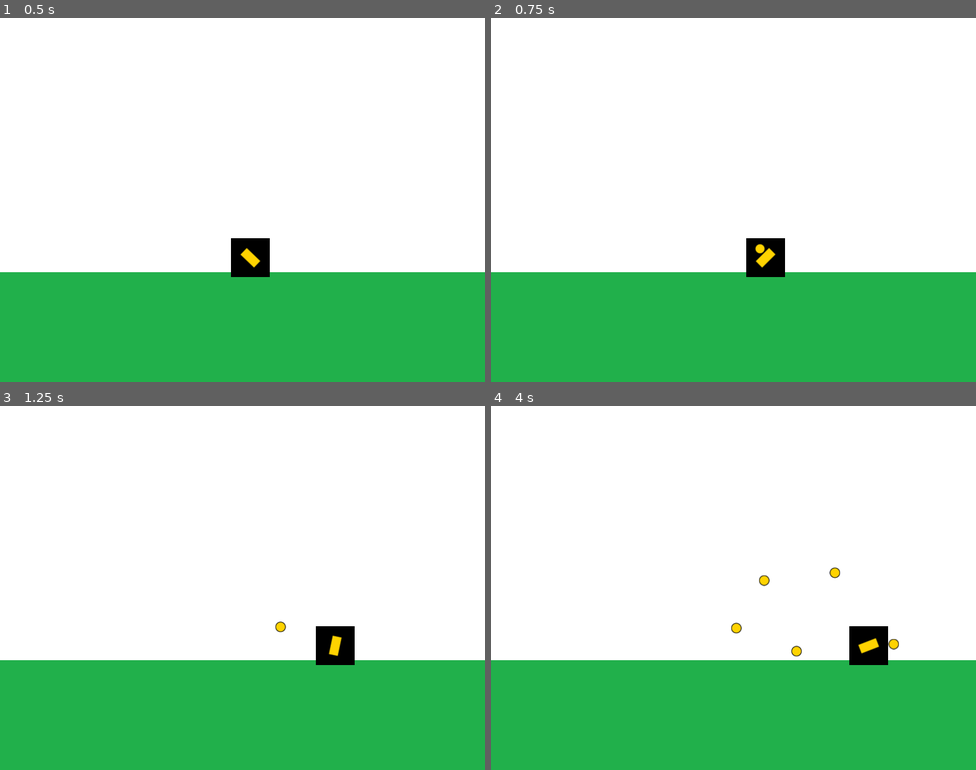
Above: before the commit, frames 1-4 (two rows, left to right).
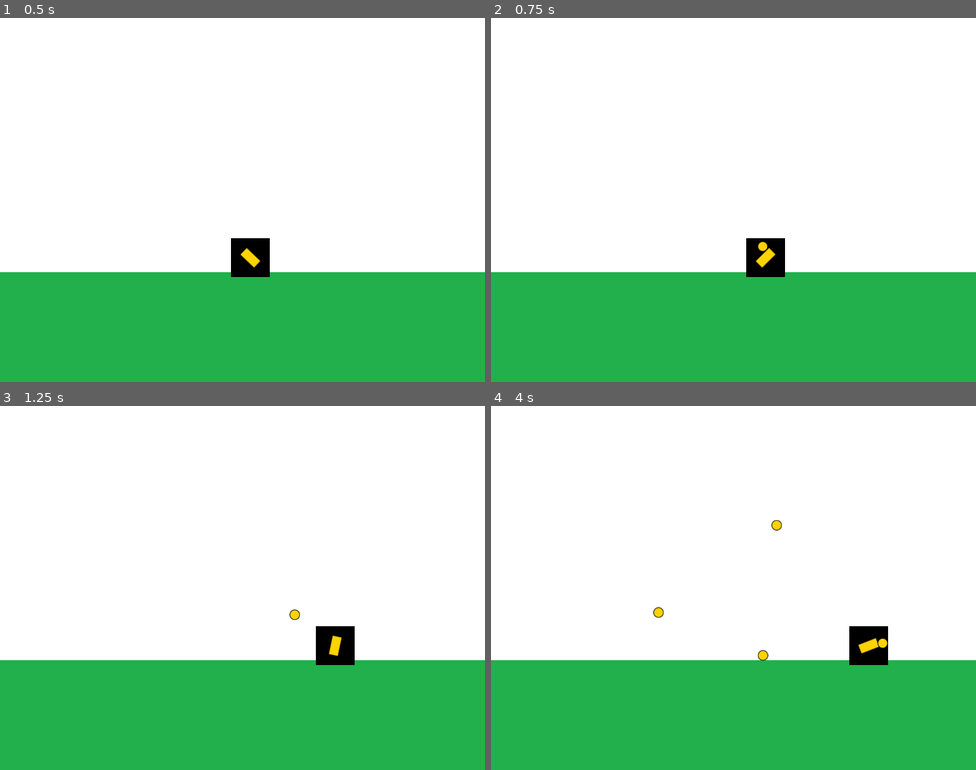
Above: after the commit, the same moments.

Repository: nicolastpi01/entregas-ipv-garcia-nicolas
Game: Godot game, scene res://Main.tscn
The game is run twice, just before and just after one commit, with the same random seed, the same clock (stepped at 60 frames per second) and the same inputs.
Inputs (mouse positions are in pixels of both pictures, inside the frame that each line leads up to):
- Up to frame 1 (0.5 s): no input
- Up to frame 2 (0.75 s): tap Enter at 0.5 s; move the mouse to (840, 181) at 0.52 s; hold D (move_right) from 0.53 s (still down); click (840, 181) at 0.6 s
- Up to frame 3 (1.25 s): keep holding D (move_right)
- Up to frame 4 (4 s): move the mouse to (636, 606) at 1.27 s; release D (move_right) at 1.28 s; hold A (move_left) 1.28-2.03 s; click (636, 606) at 1.35 s; move the mouse to (782, 507) at 2.02 s; hold D (move_right) 2.03-3.53 s; click (782, 507) at 2.1 s; move the mouse to (709, 660) at 2.77 s; click (709, 660) at 2.85 s; move the mouse to (879, 642) at 3.52 s; hold A (move_left) from 3.53 s (still down); click (879, 642) at 3.6 s

Frame 1 is identical in both runs. In frame 2, less than 0.1% of the frame differs, in the area x 54-57%, y 61-65%; in frame 3, 0.1%; in frame 4, 0.5%, in the area x 33-85%, y 31-70%.

Commit message:
se borran los disparos luego de cierto tiempo

Diff:
--- a/entrega-4-garcia-nicolas/entities/player/AbstractProjectile.gd
+++ b/entrega-4-garcia-nicolas/entities/player/AbstractProjectile.gd
@@ -1,6 +1,12 @@
 extends Sprite
 
 class_name Projectile
+
+signal delete_requested(projectile)
+
+export (float) var speed
+
+
 
 # Declare member variables here. Examples:
 # var a = 2
@@ -17,11 +23,17 @@
 func set_starting_values(starting_position:Vector2, direction:Vector2):
 	global_position = starting_position
 	self.direction = direction
+	$Timer.start()
 	set_physics_process(true)
 
 func _physics_process(delta):
 	#position.x += 50 * delta
-	position += direction*50*delta
+	position += direction*speed*delta
 # Called every frame. 'delta' is the elapsed time since the previous frame.
 #func _process(delta):
 #	pass
+
+
+func _on_Timer_timeout():
+	emit_signal("delete_requested", self)
+	#pass # Replace with function body.
--- a/entrega-4-garcia-nicolas/entities/player/AbstractProjectile.tscn
+++ b/entrega-4-garcia-nicolas/entities/player/AbstractProjectile.tscn
@@ -4,3 +4,8 @@
 
 [node name="Projectile" type="Sprite"]
 script = ExtResource( 1 )
+
+[node name="Timer" type="Timer" parent="."]
+one_shot = true
+
+[connection signal="timeout" from="Timer" to="." method="_on_Timer_timeout"]
--- a/entrega-4-garcia-nicolas/entities/player/Cannon.gd
+++ b/entrega-4-garcia-nicolas/entities/player/Cannon.gd
@@ -17,7 +17,11 @@
 	#fire_position.add_child(projectile_instance)
 	projectile_container.add_child(projectile_instance)
 	projectile_instance.set_starting_values(fire_position.global_position, (fire_position.global_position - global_position).normalized())
+	projectile_instance.connect("delete_requested", self, "_on_projectile_delete_requested")
 
+func _on_projectile_delete_requested(projectile):
+	projectile_container.remove_child(projectile)
+	projectile.queue_free()
 
 
 # Called every frame. 'delta' is the elapsed time since the previous frame.
--- a/entrega-4-garcia-nicolas/entities/player/Projectile.tscn
+++ b/entrega-4-garcia-nicolas/entities/player/Projectile.tscn
@@ -5,3 +5,7 @@
 
 [node name="Projectile" instance=ExtResource( 1 )]
 texture = ExtResource( 2 )
+speed = 100.0
+
+[node name="Timer" parent="." index="0"]
+wait_time = 3.0
